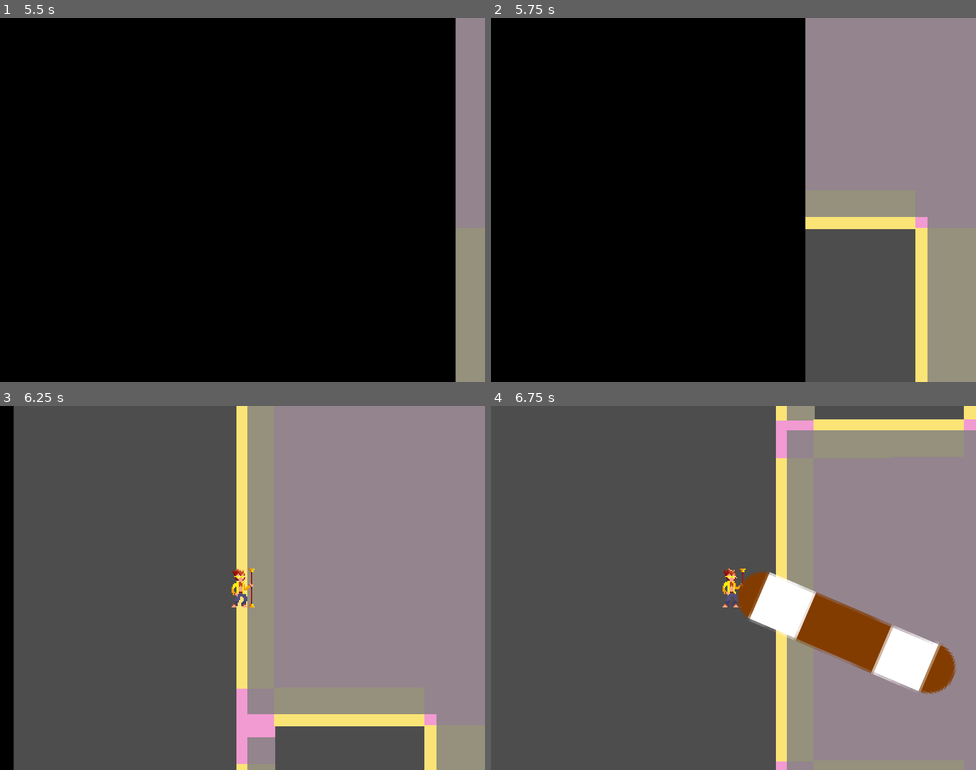
Above: before the commit, frames 1-4 (two rows, left to right).
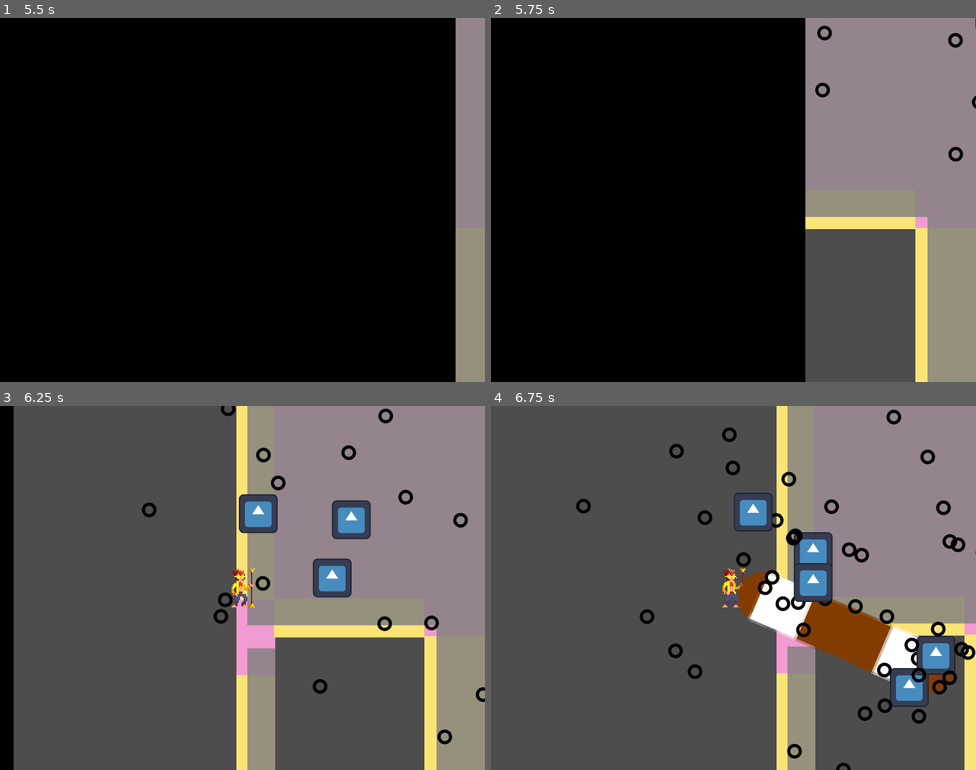
Above: after the commit, the same moments.

Repository: nonagaga/pizza-jam
Game: Godot game, scene res://Utility/SceneManager/scene_manager.tscn
Same seed, same stepped clock (60 frames per second), same inputs: the game is played once before the commit and once after it. The engine's default icon, where the game draws it, is replaced by a stand-in: a white triangle on a blue panel in a dark square.
Inputs (mouse positions are in pixels of both pictures, inside the frame that each line leads up to):
- Up to frame 1 (5.5 s): click "Start" at 0.5 s; click "Start" at 1.25 s; tap Enter at 2 s; move the mouse to (349, 181) at 2.02 s; hold D (Move Right) 2.03-2.78 s; click (349, 181) at 2.1 s; tap Space (ui_select) at 2.27, 3.02 s; move the mouse to (145, 218) at 2.77 s; hold S (Move Down) 2.78-3.5 s; click (145, 218) at 2.85 s; click "Codex Dialogue" at 3.5 s; click "Fuck Yeah" at 4.25 s; move the mouse to (291, 119) at 5.02 s; hold D (Move Right) from 5.03 s (still down); click (291, 119) at 5.1 s
- Up to frame 2 (5.75 s): keep holding D (Move Right)
- Up to frame 3 (6.25 s): move the mouse to (218, 660) at 5.77 s; release D (Move Right) at 5.78 s; hold W (Move Up) from 5.78 s (still down); click (218, 660) at 5.85 s; tap Space (ui_select) at 6.02 s
- Up to frame 4 (6.75 s): move the mouse to (879, 642) at 6.52 s; release W (Move Up) at 6.53 s; hold A (Move Left) from 6.53 s (still down); click (879, 642) at 6.6 s

Frame 1 is identical in both runs. In frame 2, 0.3% of the frame differs, in the area x 66-100%, y 0-40%; in frame 3, 14%; in frame 4, 18%, in the area x 17-100%, y 0-100%.

Commit message:
Level_Setup Script

Diff:
--- a/Entities/Godotbot.tscn
+++ b/Entities/Godotbot.tscn
@@ -30,6 +30,7 @@
 metadata/_custom_type_script = "uid://c0ny0w83asqax"
 
 [node name="Godotbot" unique_id=639906909 instance=ExtResource("1_wgj20")]
+scale = Vector2(0.25, 0.25)
 civil = SubResource("Resource_wgj20")
 combat = SubResource("Resource_kxl0c")
 director = SubResource("Resource_e0011")
--- a/Locations/Levels/base_level.tscn
+++ b/Locations/Levels/base_level.tscn
@@ -1,11 +1,13 @@
 [gd_scene format=3 uid="uid://q1dfgdcqvbjy"]
 
 [ext_resource type="Texture2D" uid="uid://dwomav330lw2h" path="res://Locations/Levels/TestLevel.png" id="1_hx7ba"]
+[ext_resource type="Script" uid="uid://cqsv6yq5egr72" path="res://Locations/Levels/leve_setup.gd" id="1_tpclg"]
 [ext_resource type="Texture2D" uid="uid://dmdieq7trhdt8" path="res://Locations/Levels/Tilemaps/HallwayTest.png" id="2_5g7o5"]
 [ext_resource type="PackedScene" uid="uid://cr5py23pbo0th" path="res://Entities/Player.tscn" id="2_hmcj5"]
 [ext_resource type="Script" uid="uid://c1pi6b1cu8by2" path="res://Entities/EntityCombatStats.gd" id="3_p2i61"]
 [ext_resource type="Texture2D" uid="uid://bobh8devwmpej" path="res://Locations/Levels/SWKidle.png" id="3_ythob"]
 [ext_resource type="Texture2D" uid="uid://b7lw7oyumcult" path="res://Locations/Levels/all_the_ui_so_far.png" id="6_8ru10"]
+[ext_resource type="PackedScene" uid="uid://camuf4gugq7o3" path="res://Entities/Godotbot.tscn" id="8_4gik7"]
 
 [sub_resource type="Resource" id="Resource_5g7o5"]
 script = ExtResource("3_p2i61")
@@ -105,6 +107,7 @@
 }]
 
 [node name="BaseLevel" type="Node2D" unique_id=139428011]
+script = ExtResource("1_tpclg")
 
 [node name="Map" type="Sprite2D" parent="." unique_id=1297112392]
 position = Vector2(416, 0)
@@ -134,4 +137,22 @@
 scale = Vector2(0.5, 0.5)
 texture = ExtResource("6_8ru10")
 
+[node name="Godotbot" parent="." unique_id=1507266857 instance=ExtResource("8_4gik7")]
+position = Vector2(313, -225)
+
+[node name="Godotbot2" parent="." unique_id=2061683426 instance=ExtResource("8_4gik7")]
+position = Vector2(637, -170)
+
+[node name="Godotbot3" parent="." unique_id=1740332115 instance=ExtResource("8_4gik7")]
+position = Vector2(452, 300)
+
+[node name="Godotbot4" parent="." unique_id=617231199 instance=ExtResource("8_4gik7")]
+position = Vector2(516, 197)
+
+[node name="Godotbot5" parent="." unique_id=1540432035 instance=ExtResource("8_4gik7")]
+position = Vector2(83, -228)
+
+[node name="Godotbot6" parent="." unique_id=506024561 instance=ExtResource("8_4gik7")]
+position = Vector2(340, -70)
+
 [editable path="Player"]
--- /dev/null
+++ b/Locations/Levels/leve_setup.gd
@@ -0,0 +1,20 @@
+extends Node2D
+
+var scene_manager : SceneManager
+@export var exit_scene : StringName
+@export var exit_data : Dictionary
+
+func setup(
+	manager: SceneManager,
+	data: Dictionary = {}
+) -> void:
+	scene_manager = manager
+
+	# Upgrades
+	# Effects
+	# Level Difficulty
+
+
+func exit_level() -> void:
+	scene_manager.change_scene(exit_scene, scene_manager.default_transition,
+	exit_data)
Not shown, added: Locations/Levels/leve_setup.gd.uid
